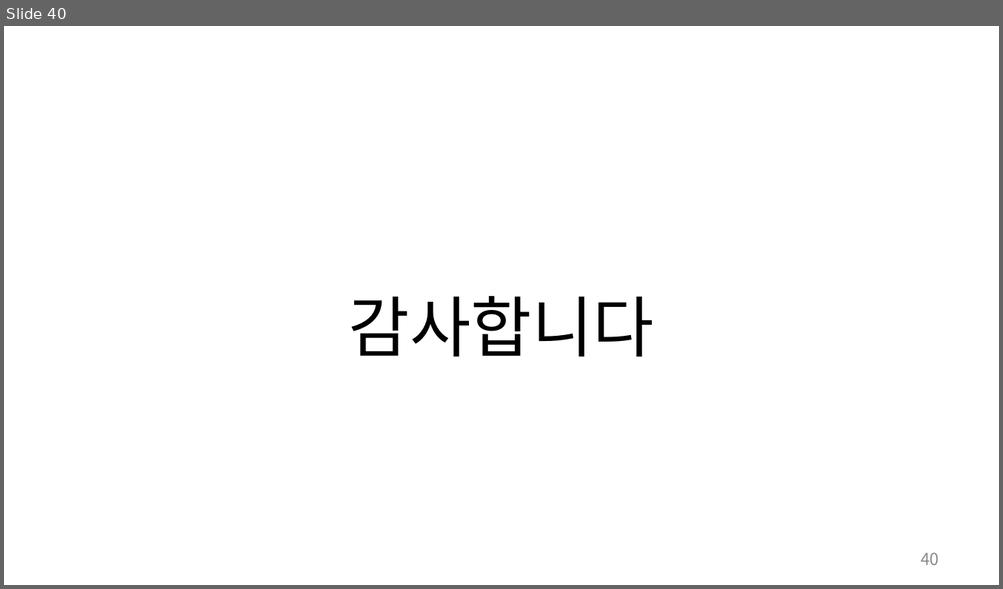
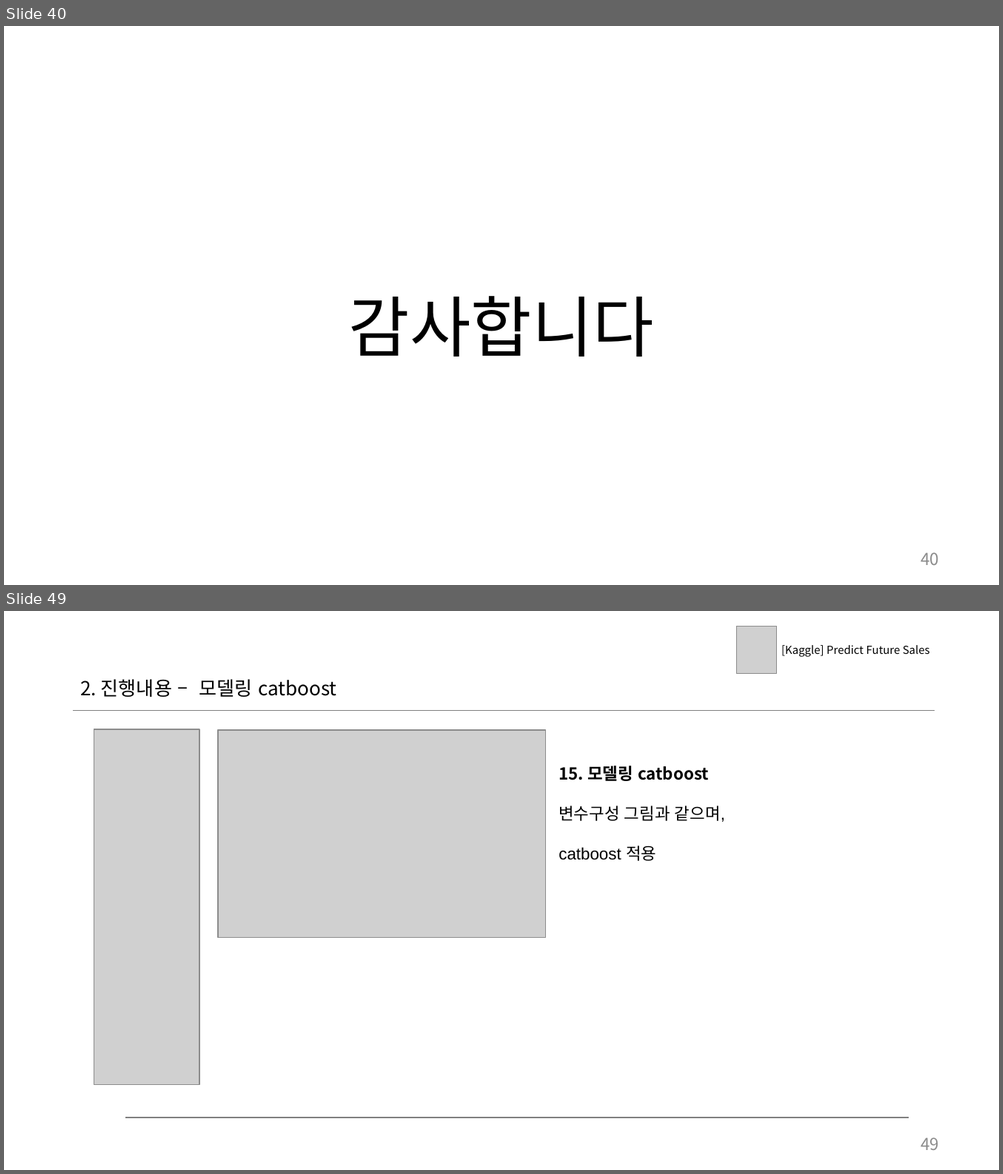
Before and after one commit to LazyerIJ/Kaggle_Study, a slide deck: Competitions/Predict_Future_Sales/doc/jm_03_EDA_ts.pptx. Shown one above the other, each under a label of ours: slide 40 before the commit, slides 40 and 49 after it; the slides between them are not shown. The pictures are 1003x589 and 1003x1174 pixels, drawn with LibreOffice and Linux fonts; fonts in the diff are those of the drawing; grey boxes stand for pictures. Boxes give left, top, right and bottom in pixels: in the first picture for what was removed or moved away, otherwise in the second. Text is boxed around its words. In the diff, an @@ line names an element or a change of style, - is before the commit and + after.

```diff
--- a/Competitions/Predict_Future_Sales/doc/jm_03_EDA_ts.pptx
+++ b/Competitions/Predict_Future_Sales/doc/jm_03_EDA_ts.pptx
@@ slide 49 added at [4,611,999,1170], background #FFFFFF @@
@@ picture added at [736,626,776,674] @@
@@ text added at [781,645,930,657], 8 pt, text #000000 @@
+[Kaggle] Predict Future Sales
@@ text added at [80,679,337,697], 14 pt, text #000000 @@
+2. 진행내용 – 모델링 catboost
@@ line added from (73, 710) to (934, 710), #808080 1 pt @@
@@ picture added at [94,729,200,1085] @@
@@ picture added at [218,730,545,938] @@
@@ text added at [558,766,725,861], 12 pt, text #000000 @@
+15. 모델링 catboost
+변수구성 그림과 같으며,
+catboost 적용
@@ line added from (125, 1118) to (908, 1118), #808080 1 pt @@
@@ page number added at [920,1138,939,1150], 12 pt, text #8C8C8C @@
+49
```
Also in this commit, not shown: 11 other slides added, 4 other files.
